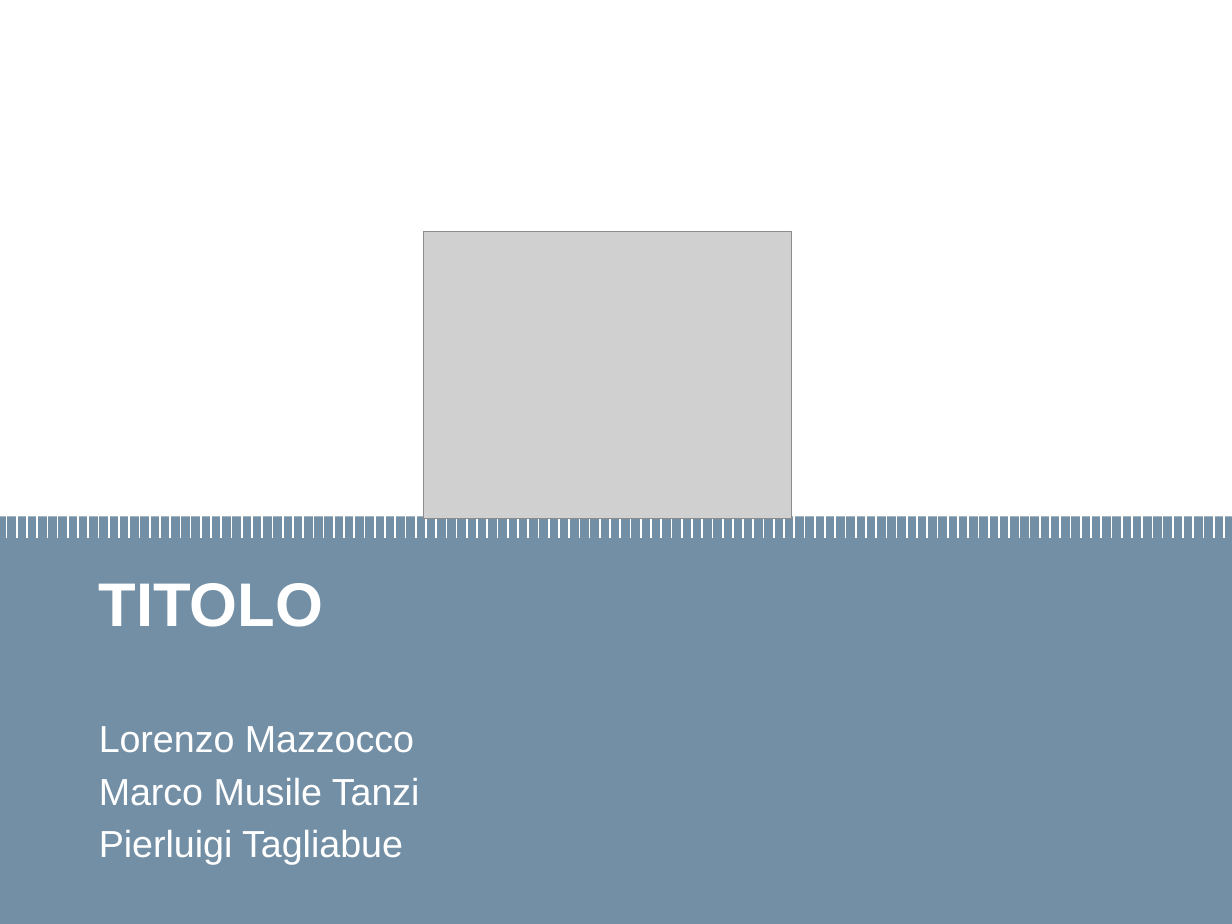
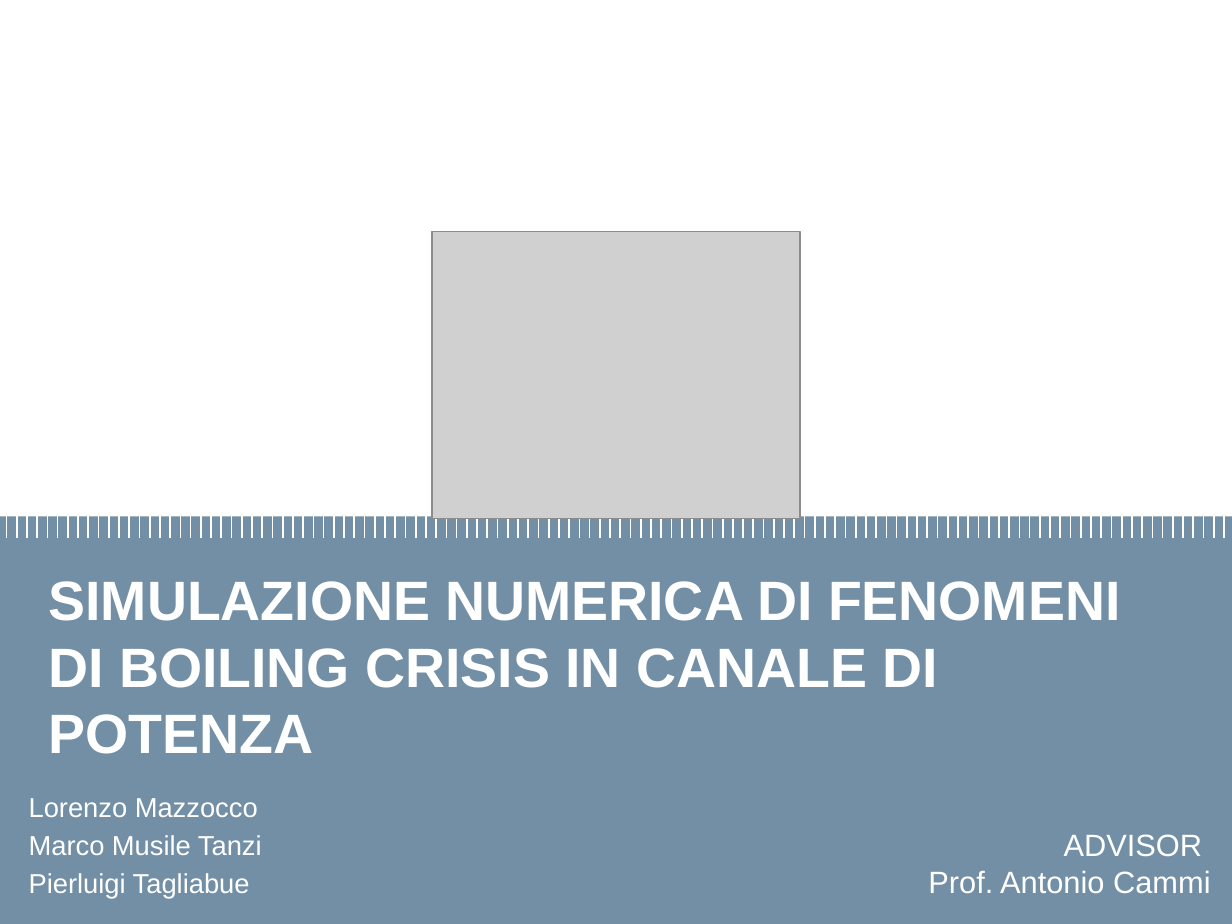
Before and after one commit to LorenzoMazzocco/Progetto-di-laurea-RELAP5, a slide deck: slide 1 of Presentazione.pptx. Drawn at 1232x924 pixels with LibreOffice and Linux fonts; fonts in the diff are those of the drawing; grey boxes stand for pictures. Boxes give left, top, right and bottom in pixels: in the first picture for what was removed or moved away, otherwise in the second. Text is boxed around its words. In the diff, an @@ line names an element or a change of style, - is before the commit and + after.

```diff
--- a/Presentazione.pptx
+++ b/Presentazione.pptx
@@ picture: place and size @@
-picture at (424, 232, 792, 519)
+picture at (432, 232, 801, 519)
@@ title at (49, 581, 1120, 688): text changed; size 36 to 32.4 pt @@
-TITOLO
+SIMULAZIONE NUMERICA DI FENOMENI DI BOILING CRISIS IN CANALE DI POTENZA
@@ subtitle "Lorenzo Mazzocco": place and size @@
-subtitle "Lorenzo Mazzocco" at (99, 726, 420, 865)
+subtitle "Lorenzo Mazzocco" at (29, 798, 262, 899)
@@ subtitle "Lorenzo Mazzocco" at (29, 798, 262, 899): size 22 to 16 pt; less space between paragraphs @@
@@ text added at (928, 834, 1211, 893), 18 pt, text #FFFFFF @@
+ADVISOR
+Prof. Antonio Cammi
```
Also in this commit, not shown: 1 other slide changed, 3 slides added, 3 other files.
